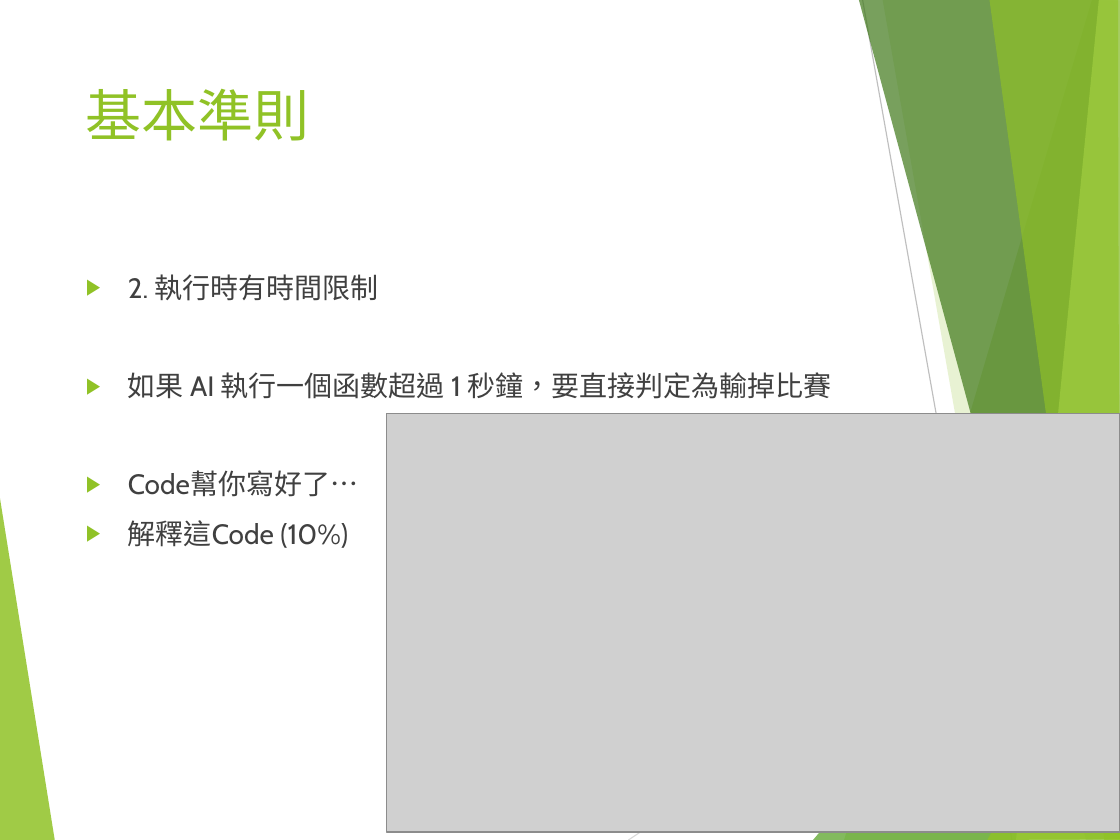
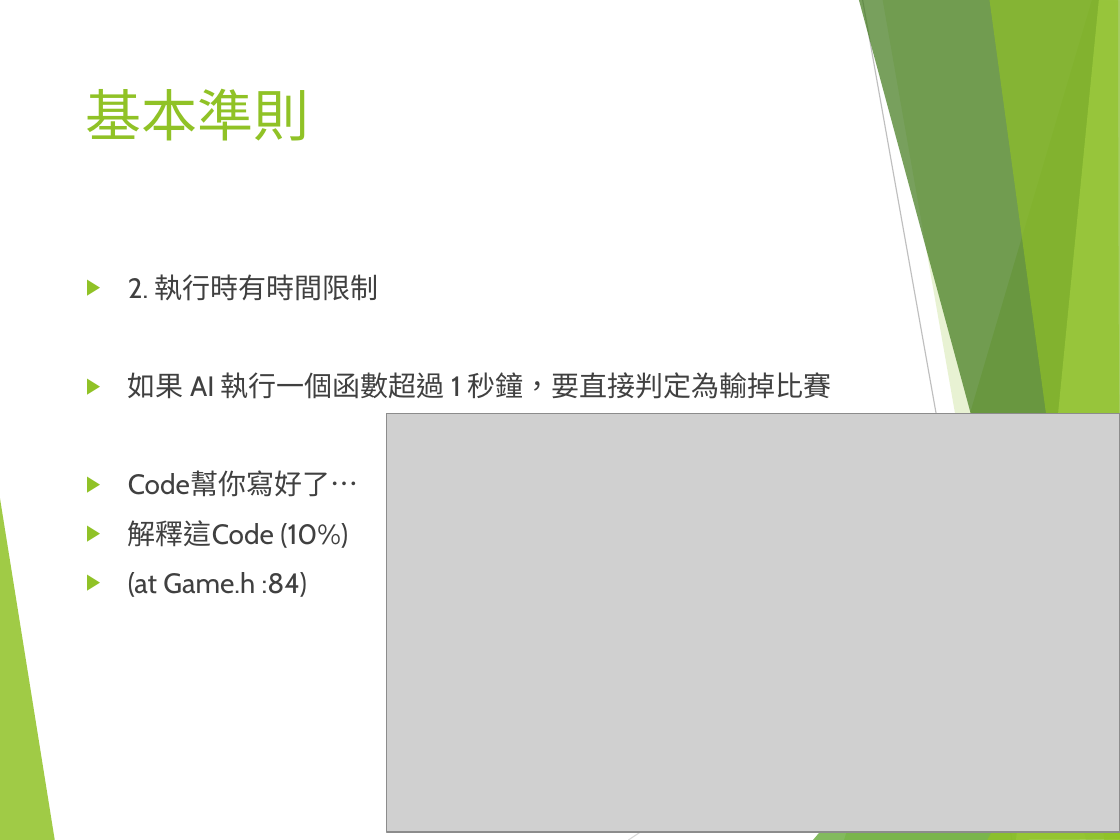
Before and after one commit to Ice1187/I2P2020-Final-Project, a slide deck: slide 11 of UltraOOXX.pptx. Drawn at 1120x840 pixels with LibreOffice and Linux fonts; fonts in the diff are those of the drawing; grey boxes stand for pictures. Boxes give left, top, right and bottom in pixels: in the first picture for what was removed or moved away, otherwise in the second. Text is boxed around its words. In the diff, an @@ line names an element or a change of style, - is before the commit and + after.

```diff
--- a/UltraOOXX.pptx
+++ b/UltraOOXX.pptx
@@ text at (128, 572, 307, 597): paragraph added @@
+▶ (at Game.h :84)
```
Also in this commit, not shown: 1 other slide changed.
